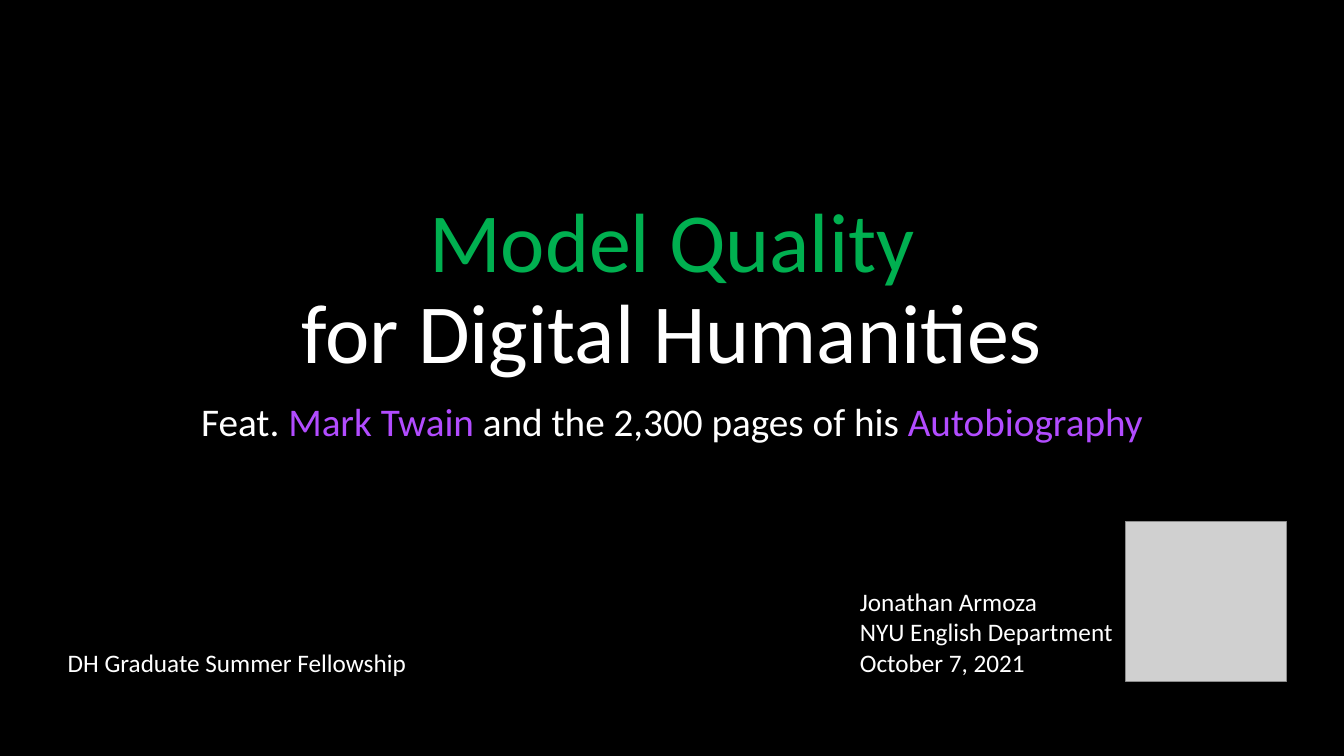
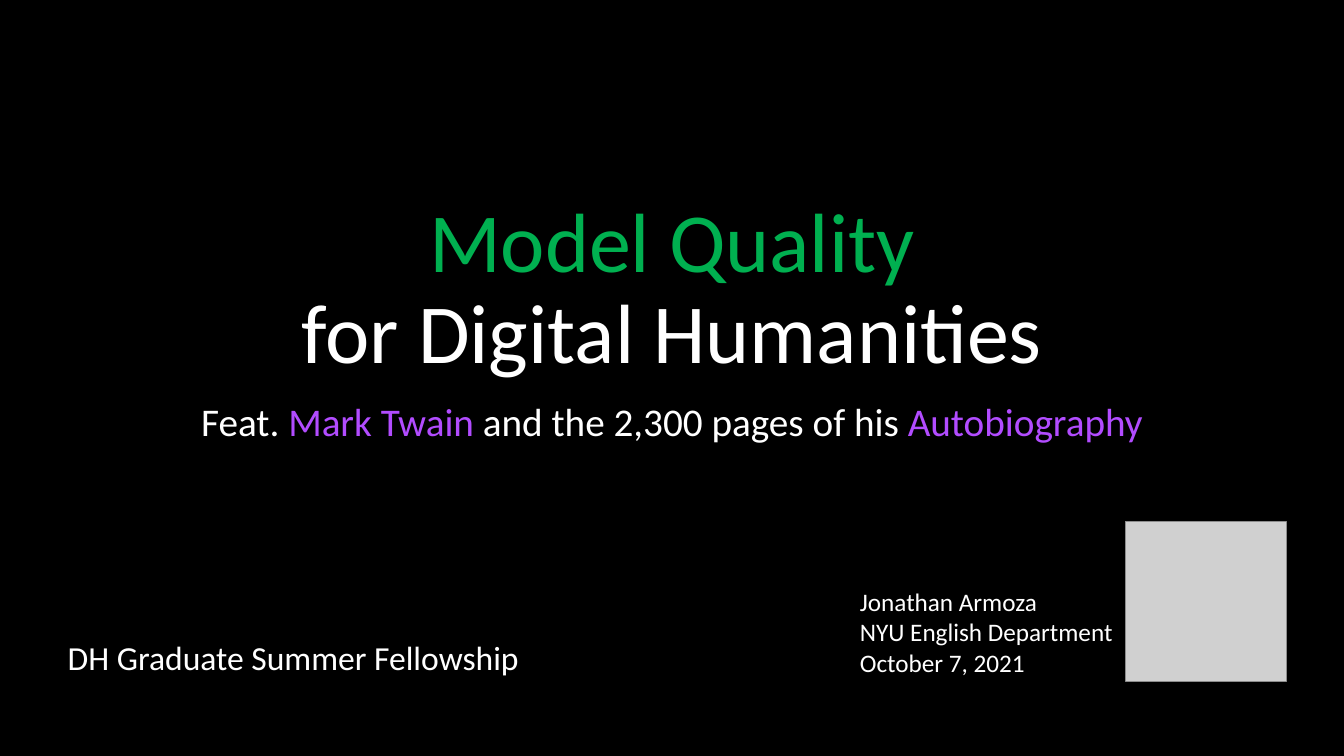
Before and after one commit to jarmoza/twain_autobio_modelquality, a slide deck: slide 1 of nyudh_summerfellowship_jonathan_armoza.pptx. Drawn at 1344x756 pixels with LibreOffice and Linux fonts; fonts in the diff are those of the drawing; grey boxes stand for pictures. Boxes give left, top, right and bottom in pixels: in the first picture for what was removed or moved away, otherwise in the second. Text is boxed around its words. In the diff, an @@ line names an element or a change of style, - is before the commit and + after.

```diff
--- a/nyudh_summerfellowship_jonathan_armoza.pptx
+++ b/nyudh_summerfellowship_jonathan_armoza.pptx
@@ text "DH Graduate Summer Fellowship": place and size @@
-text "DH Graduate Summer Fellowship" at <box>68,654,405,676</box>
+text "DH Graduate Summer Fellowship" at <box>68,646,518,676</box>
@@ text "DH Graduate Summer Fellowship" at <box>68,646,518,676</box>: size 18 to 24 pt @@
```
Also in this commit, not shown: 4 other slides changed, 2 slides added, 1 slide removed.
